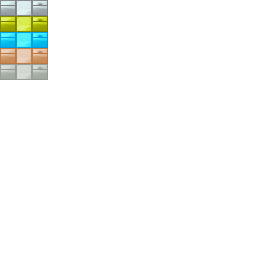
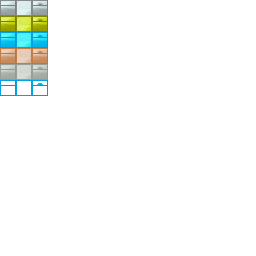
Layer changes from the first 256×256 image to the second:
added layer "sideCrystalChestTexture.png" above "topCrystalChestTexture.png" over (0, 80, 16, 96)
added layer "topCrystalChestTexture.png" above "frontCrystalChestTexture.png" over (16, 80, 32, 96)
added layer "frontCrystalChestTexture.png" over (32, 80, 48, 96)
